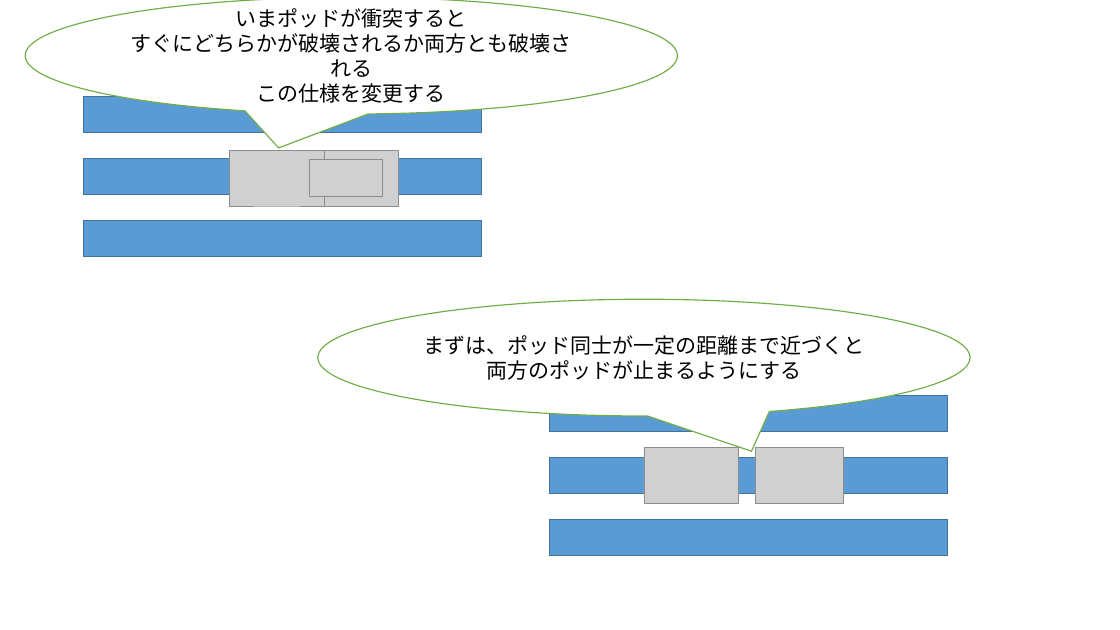
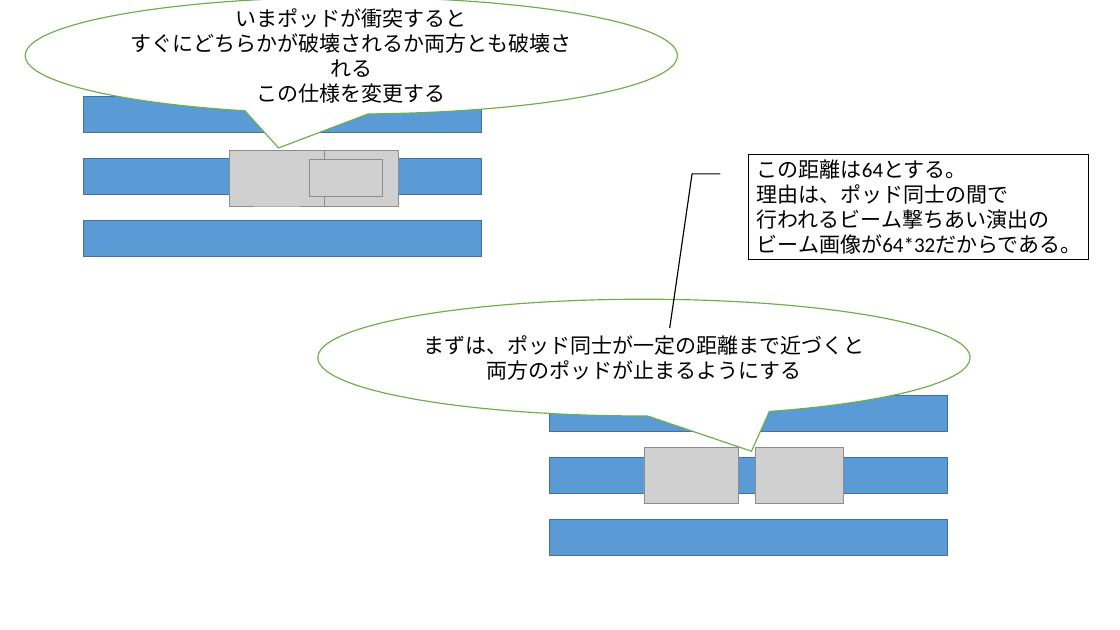
Before and after one commit to team556/team, a slide deck: slide 2 of 戦闘演出仕様.pptx. Drawn at 1120x630 pixels with LibreOffice and Linux fonts; fonts in the diff are those of the drawing; grey boxes stand for pictures. Boxes give left, top, right and bottom in pixels: in the first picture for what was removed or moved away, otherwise in the second. Text is boxed around its words. In the diff, an @@ line names an element or a change of style, - is before the commit and + after.

Commit message:
戦闘演出仕様追記

```diff
--- a/戦闘演出仕様.pptx
+++ b/戦闘演出仕様.pptx
@@ border callout added at bbox=[749, 155, 1089, 260], fill #FFFFFF, outline #000000 1 pt, 18 pt, text #000000 @@
+この距離は64とする。
+理由は、ポッド同士の間で
+行われるビーム撃ちあい演出の
+ビーム画像が64*32だからである。
```
Also in this commit, not shown: 1 other slide changed.
